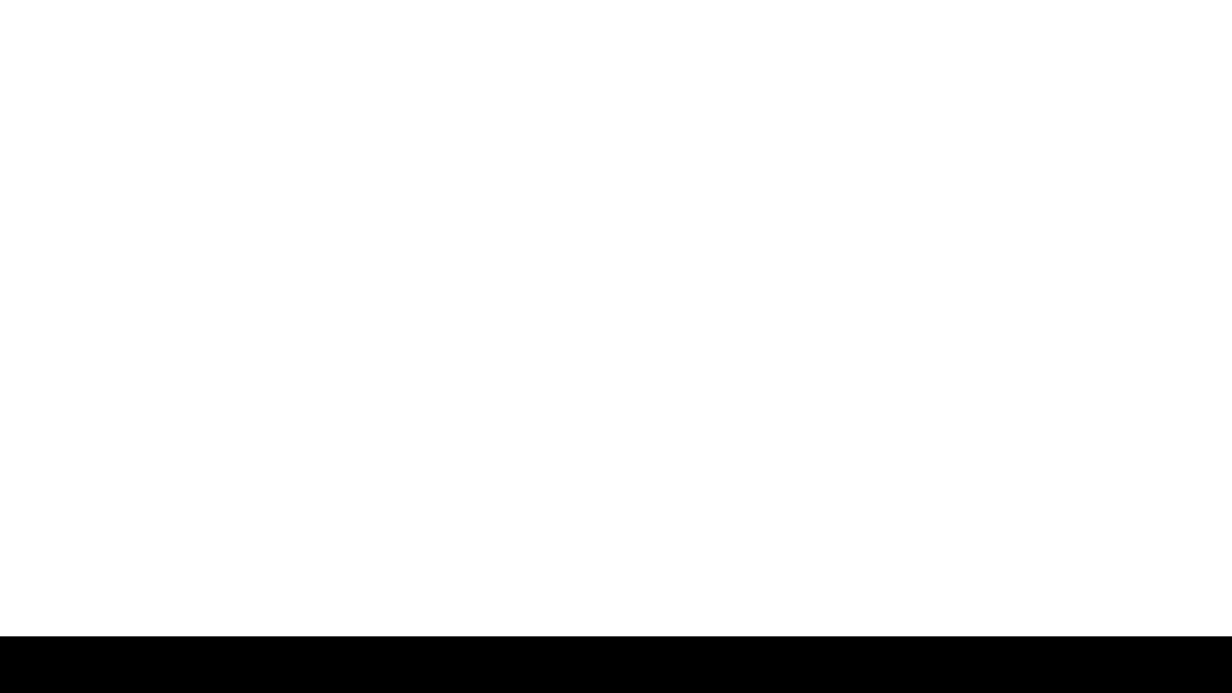
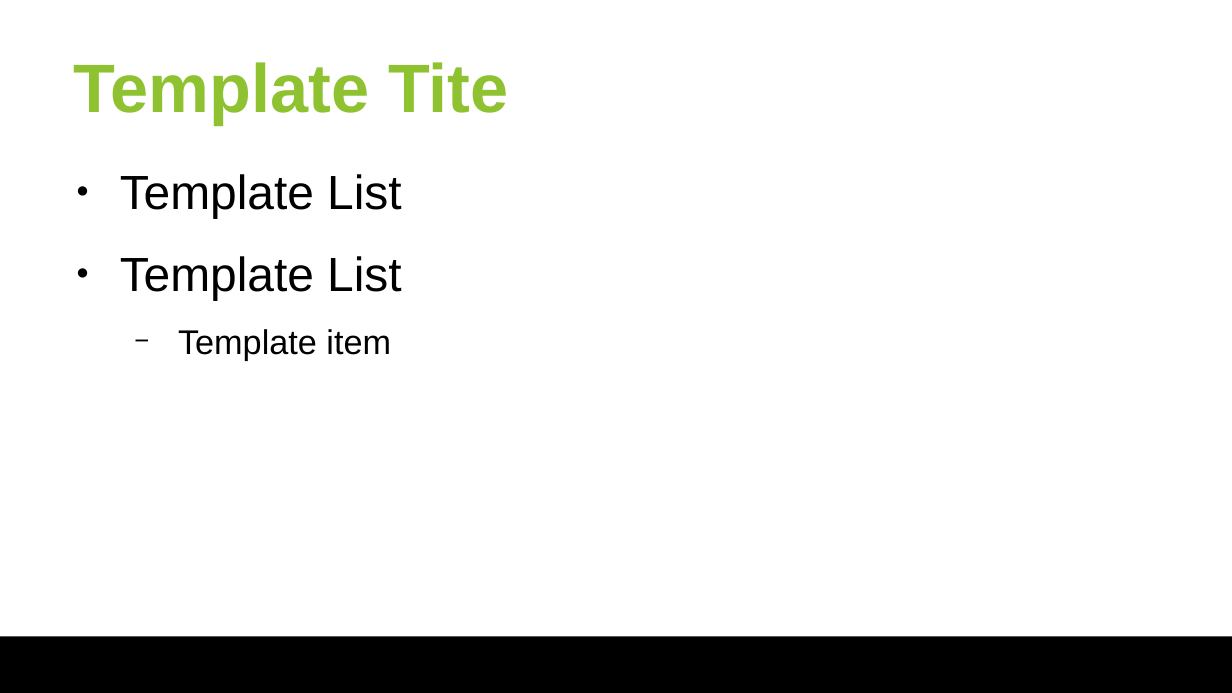
Before and after one commit to huangyibo/spark-summit-18, a slide deck: slide 2 of slides/spark-summit-18.odp. Drawn at 1232x693 pixels with LibreOffice and Linux fonts; fonts in the diff are those of the drawing; background and template pictures are left out. Boxes give left, top, right and bottom in pixels: in the first picture for what was removed or moved away, otherwise in the second. Text is boxed around its words. In the diff, an @@ line names an element or a change of style, - is before the commit and + after.

Commit message:
Slides

```diff
--- a/slides/spark-summit-18.odp
+++ b/slides/spark-summit-18.odp
@@ title added at (x1=74, y1=62, x2=508, y2=125), 40 pt, text #8FC230, bold @@
+Template Tite
@@ text at (x1=120, y1=174, x2=401, y2=361): text changed; size 10 to 28 pt; text colour #FFFFFF to #000000; bold off @@
-2
+● Template List
+● Template List
+  − Template item
```
Also in this commit, not shown: 1 slide added, 1 slide removed.
